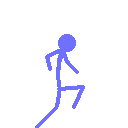
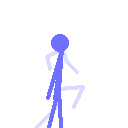
Layered file, before and after one edit (128 × 128). Changes by layer:
added group "Midfall2" with 3 layers above "Midfall" over [35, 34, 85, 128]
added layer "Head copy" (1st of 2, in "Midfall2") in group "Midfall2" over [51, 34, 69, 52]
added layer "Layer 17" in group "Midfall2" over [46, 46, 64, 128]
added layer "Layer 15" (1st of 2, in "Midfall2") in group "Midfall2" over [35, 49, 85, 128]
hid group "Midfall" (2 layers) over [35, 34, 85, 128]
